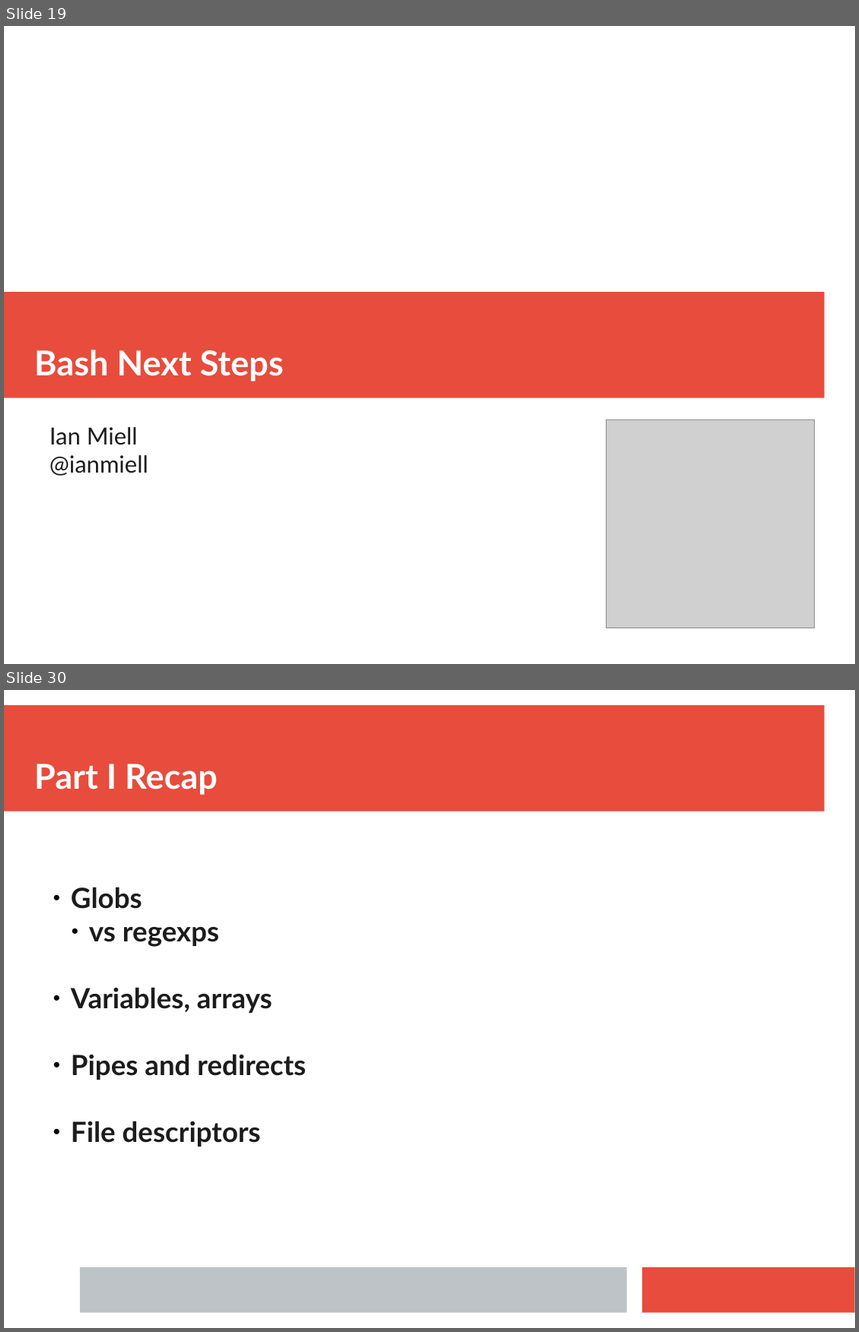
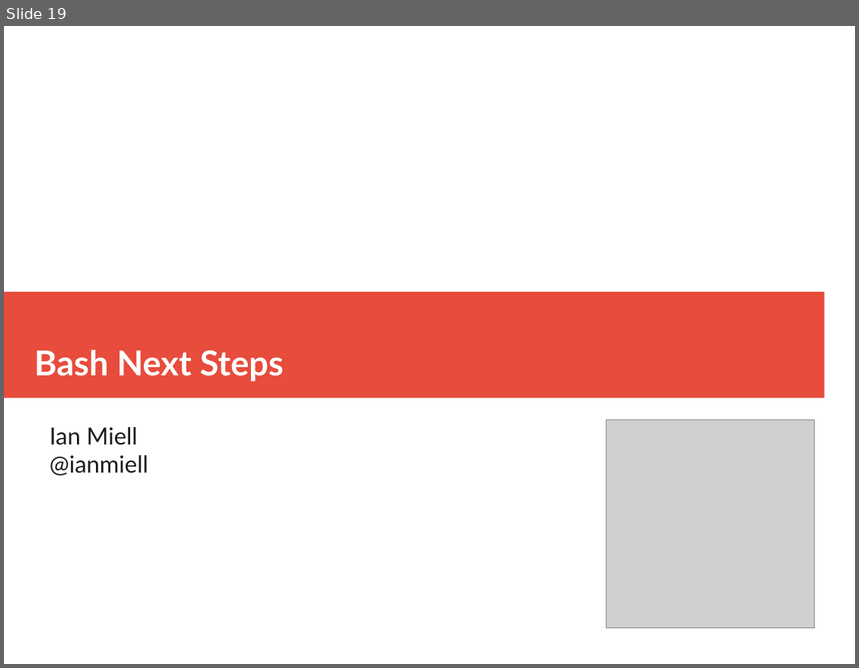
Before and after one commit to ianmiell/bash-next-steps, a slide deck: slides/bash_next_steps.pptx. Shown one above the other, each under a label of ours: slides 19 and 30 before the commit, slide 19 after it; the slides between them are not shown. The pictures are 859x1332 and 859x668 pixels, drawn with LibreOffice and Linux fonts; fonts in the diff are those of the drawing; grey boxes stand for pictures. Boxes give left, top, right and bottom in pixels: in the first picture for what was removed or moved away, otherwise in the second. Text is boxed around its words. In the diff, an @@ line names an element or a change of style, - is before the commit and + after.

```diff
--- a/slides/bash_next_steps.pptx
+++ b/slides/bash_next_steps.pptx
@@ slide 30 removed at [4,690,855,1328], background #FFFFFF @@
@@ rectangle removed at [4,705,825,812] @@
@@ text removed at [34,764,218,795] @@
-Part I Recap
@@ text removed at [71,887,306,1147] @@
-  ● Globs
-    ● vs regexps
-  ● Variables, arrays
-  ● Pipes and redirects
-  ● File descriptors
@@ rectangle removed at [80,1268,626,1313] @@
@@ rectangle removed at [643,1268,855,1313] @@
```
Also in this commit, not shown: 3 slides changed, 2 slides added, 39 other slides removed, 1 other file.
